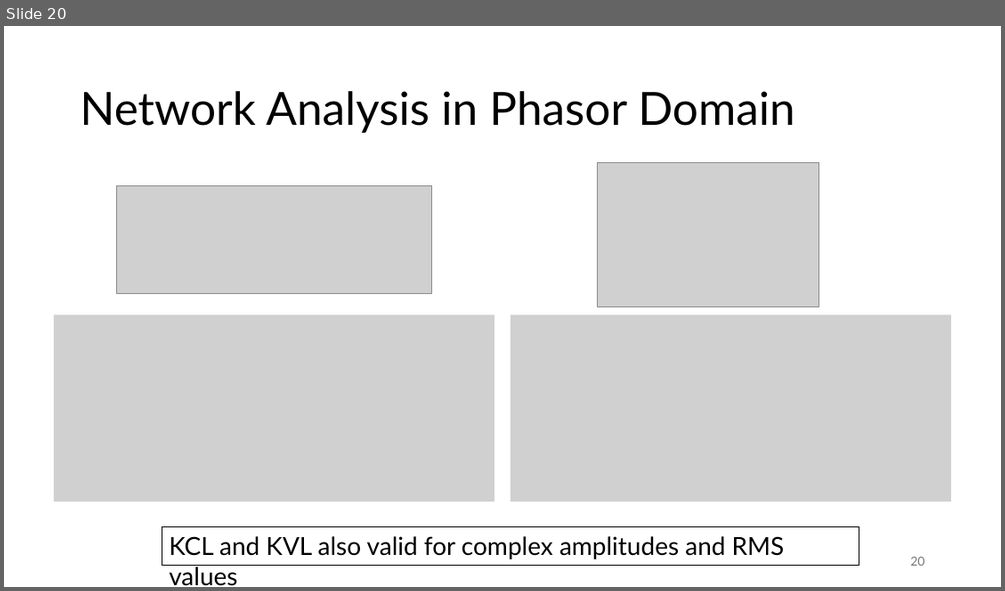
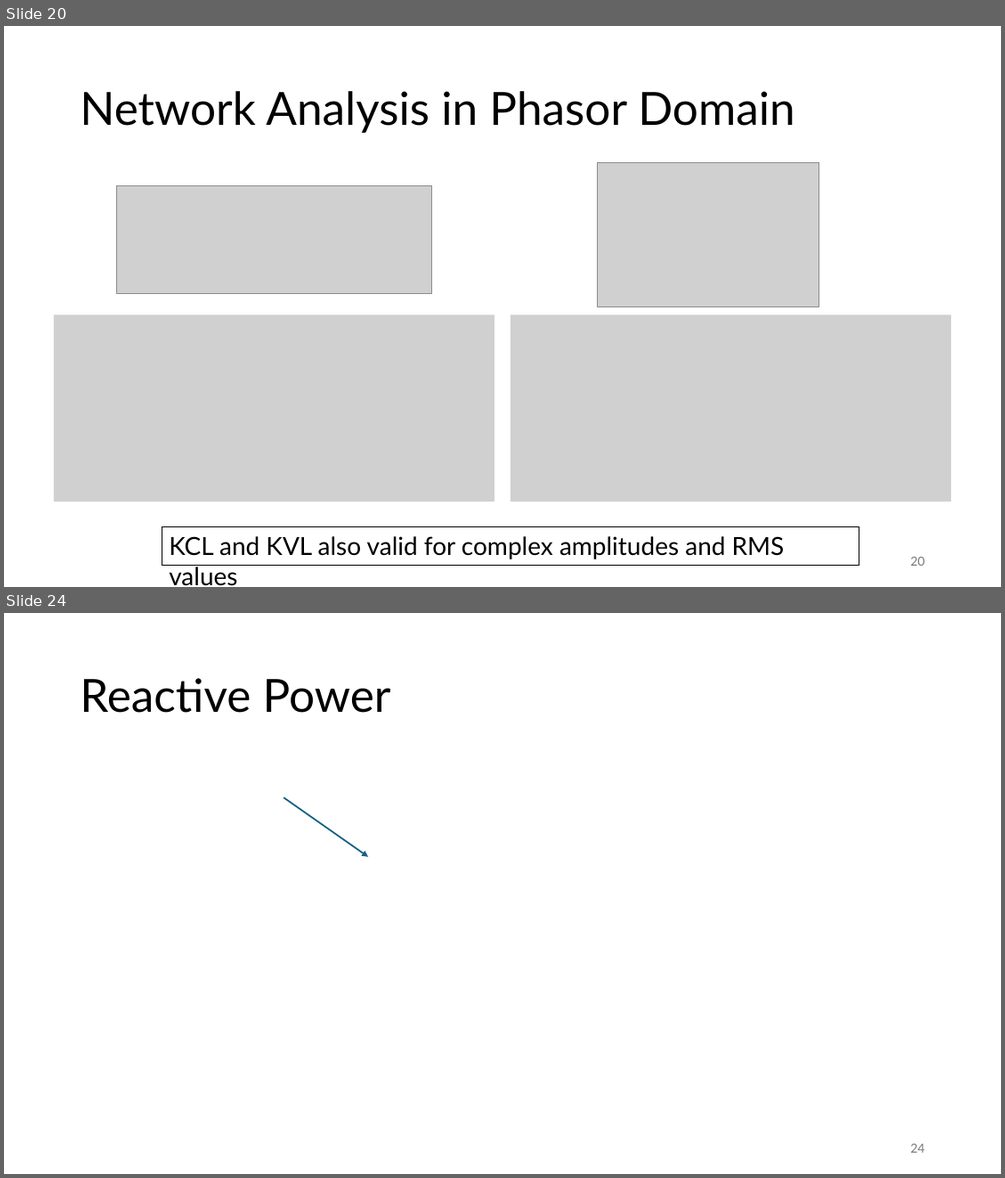
Before and after one commit to FelixWick/intro_electrical_eng, a slide deck: 4_ACtech.pptx. Shown one above the other, each under a label of ours: slide 20 before the commit, slides 20 and 24 after it; the slides between them are not shown. The pictures are 1005x591 and 1005x1178 pixels, drawn with LibreOffice and Linux fonts; fonts in the diff are those of the drawing; grey boxes stand for pictures. Boxes give left, top, right and bottom in pixels: in the first picture for what was removed or moved away, otherwise in the second. Text is boxed around its words. In the diff, an @@ line names an element or a change of style, - is before the commit and + after.

Commit message:
AC power

```diff
--- a/4_ACtech.pptx
+++ b/4_ACtech.pptx
@@ slide 24 added at [4, 613, 1001, 1174], background #FFFFFF @@
@@ title added at [80, 678, 391, 713], 44 pt, text #000000 @@
+Reactive Power
@@ arrow added from (283, 798) to (368, 857), #156082 1.5 pt @@
@@ page number added at [910, 1143, 924, 1152], 12 pt, text #797979 @@
+24
```
Also in this commit, not shown: 3 slides changed, 5 other slides added.
